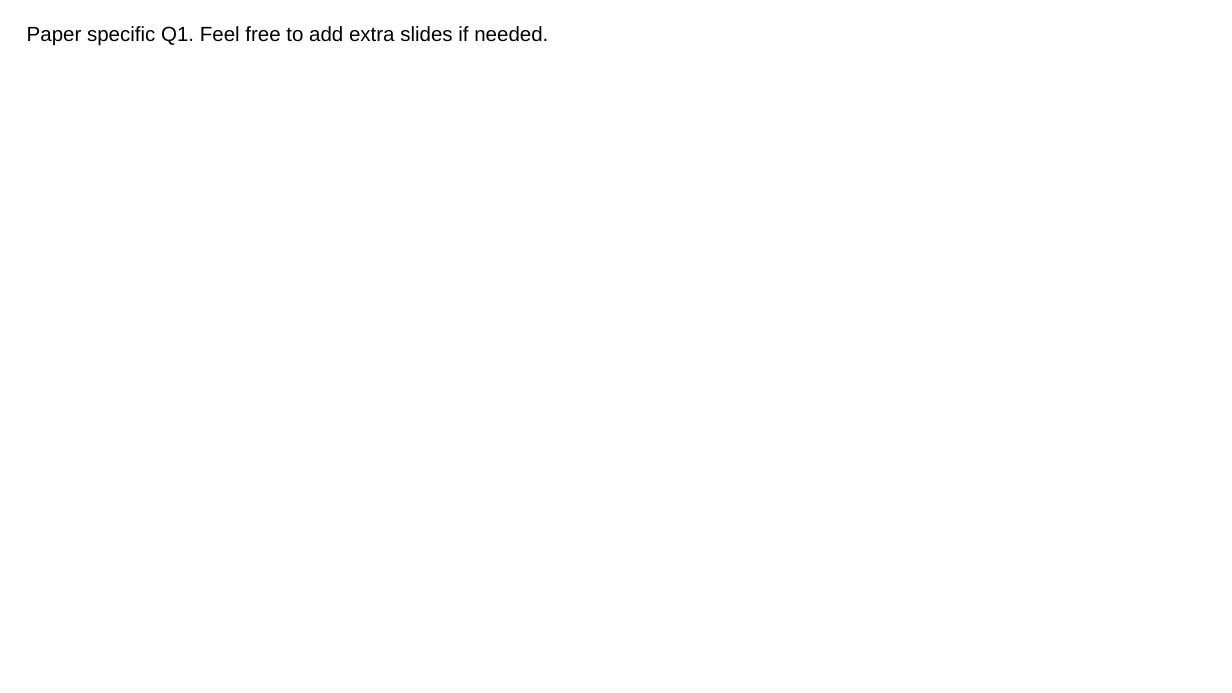
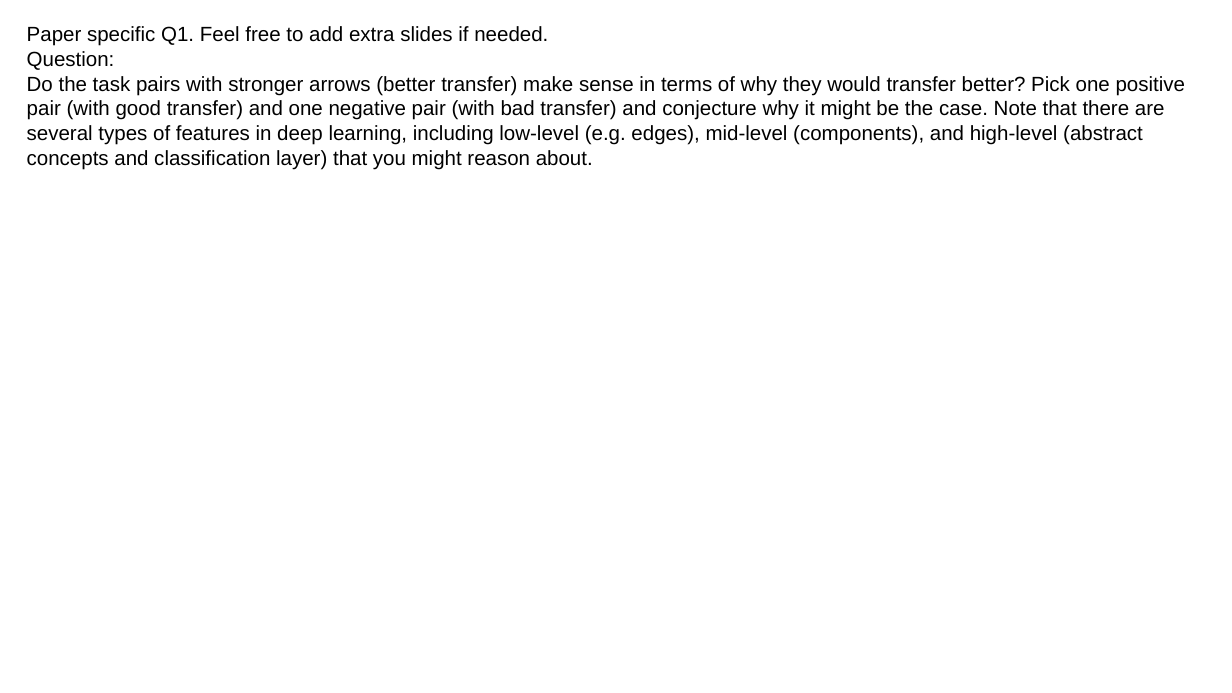
Before and after one commit to mccarvik/georgia_tech, a slide deck: slide 12 of deep_learning/2_assign/assignment2/report-template-a2 - McCarville.pptx. Drawn at 1232x693 pixels with LibreOffice and Linux fonts; fonts in the diff are those of the drawing. Boxes give left, top, right and bottom in pixels: in the first picture for what was removed or moved away, otherwise in the second. Text is boxed around its words. In the diff, an @@ line names an element or a change of style, - is before the commit and + after.

Commit message:
PPT

```diff
--- a/deep_learning/2_assign/assignment2/report-template-a2 - McCarville.pptx
+++ b/deep_learning/2_assign/assignment2/report-template-a2 - McCarville.pptx
@@ title at bbox=[27, 26, 1186, 169]: text changed @@
-Paper specific Q1. Feel free to add extra slides if needed.
+Paper specific Q1. Feel free to add extra slides if needed.
+Question:
+Do the task pairs with stronger arrows (better transfer) make sense in terms of why they would transfer better? Pick one positive pair (with good transfer) and one negative pair (with bad transfer) and conjecture why it might be the case. Note that there are several types of features in deep learning, including low-level (e.g. edges), mid-level (components), and high-level (abstract concepts and classification layer) that you might reason about.
```
Also in this commit, not shown: 1 other slide changed.
